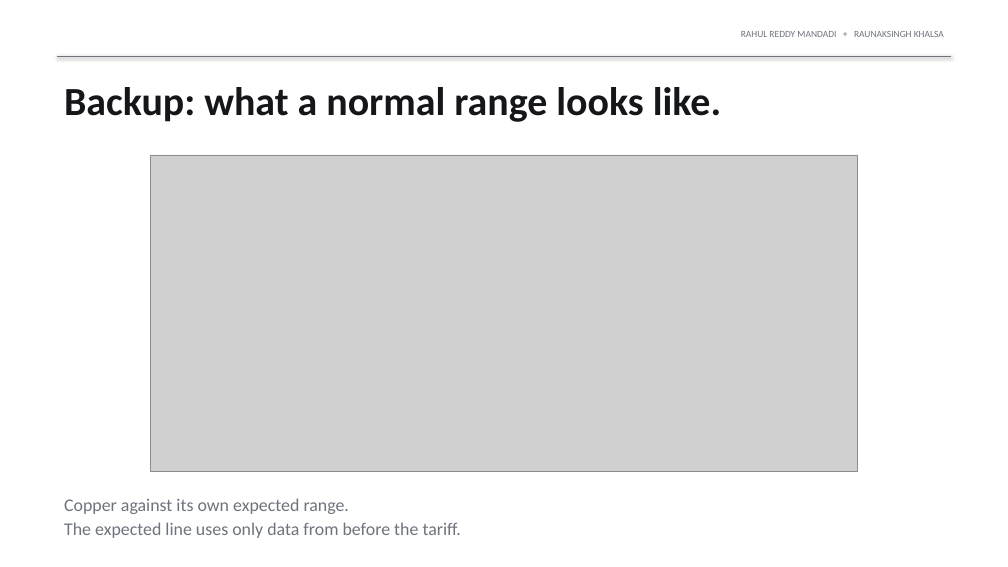
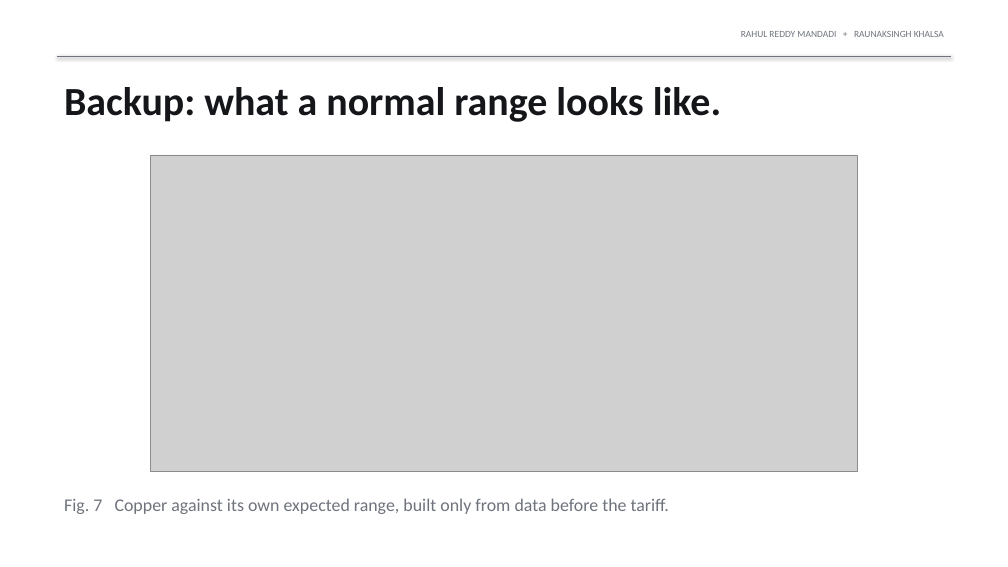
Before and after one commit to rahul-mandadi/tariff-rush, a slide deck: slide 10 of slides/Mandadi_Khalsa_Presentation1.pptx. Drawn at 1008x567 pixels with LibreOffice and Linux fonts; fonts in the diff are those of the drawing; grey boxes stand for pictures. Boxes give left, top, right and bottom in pixels: in the first picture for what was removed or moved away, otherwise in the second. Text is boxed around its words. In the diff, an @@ line names an element or a change of style, - is before the commit and + after.

```diff
--- a/slides/Mandadi_Khalsa_Presentation1.pptx
+++ b/slides/Mandadi_Khalsa_Presentation1.pptx
@@ text at <box>64,498,669,514</box>: text changed @@
-Copper against its own expected range.
-The expected line uses only data from before the tariff.
+Fig. 7 Copper against its own expected range, built only from data before the tariff.
```
Also in this commit, not shown: 7 other slides changed, 1 other file.
